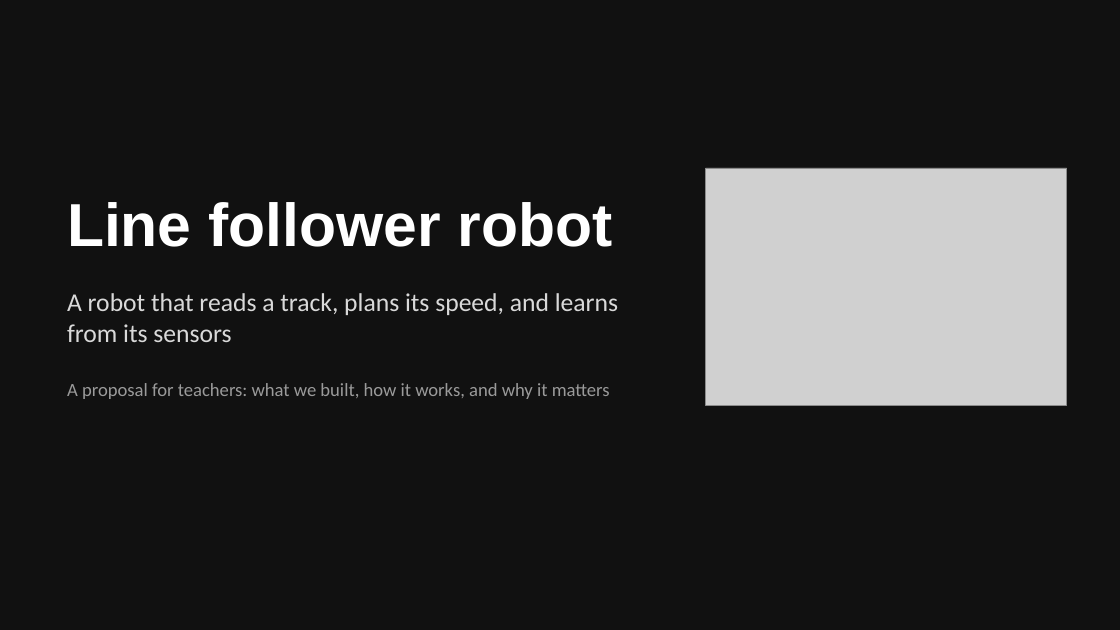
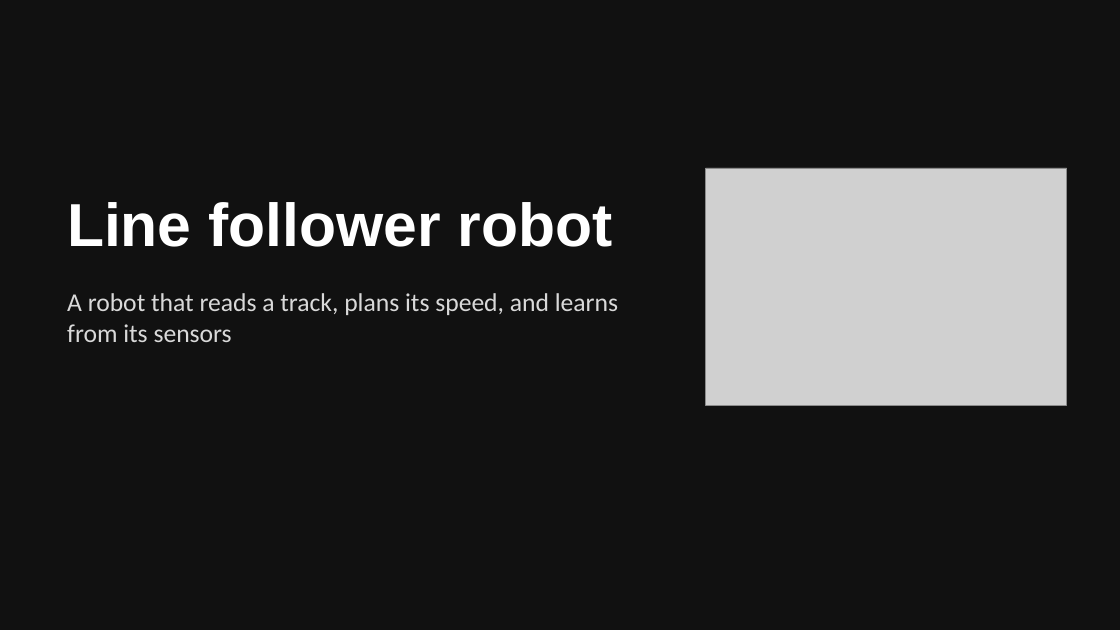
Before and after one commit to Shashanksaraswat123939/mysim, a slide deck: slide 1 of deck/line_follower_blueprint.pptx. Drawn at 1120x630 pixels with LibreOffice and Linux fonts; fonts in the diff are those of the drawing; grey boxes stand for pictures. Boxes give left, top, right and bottom in pixels: in the first picture for what was removed or moved away, otherwise in the second. Text is boxed around its words. In the diff, an @@ line names an element or a change of style, - is before the commit and + after.

```diff
--- a/deck/line_follower_blueprint.pptx
+++ b/deck/line_follower_blueprint.pptx
@@ text removed at [67, 383, 610, 399] @@
-A proposal for teachers: what we built, how it works, and why it matters
```
Also in this commit, not shown: 3 other slides changed, 35 other files.
